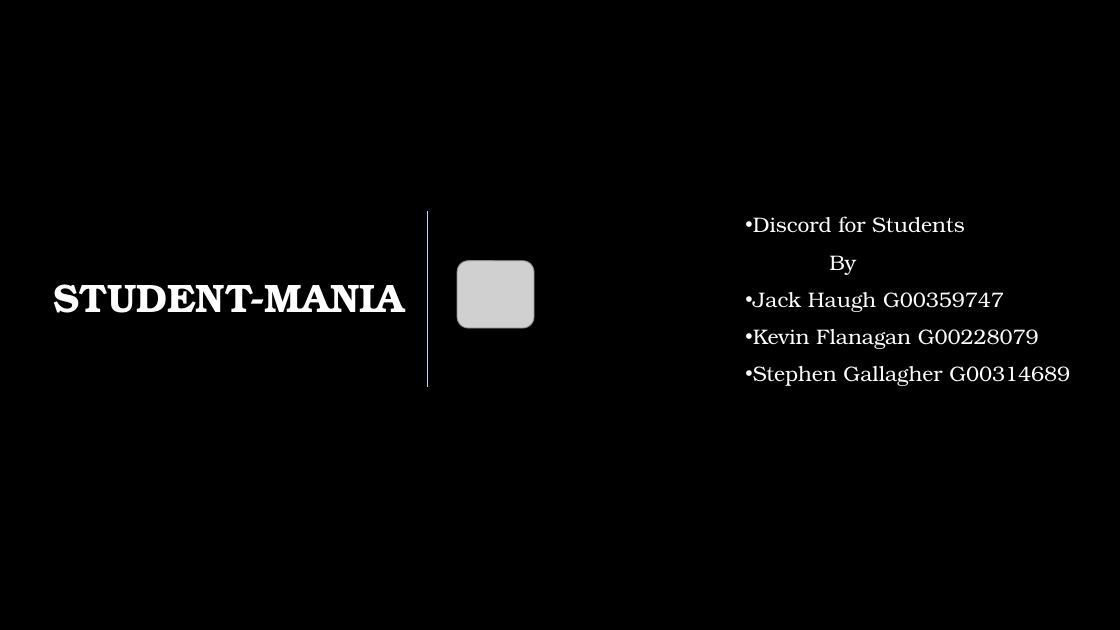
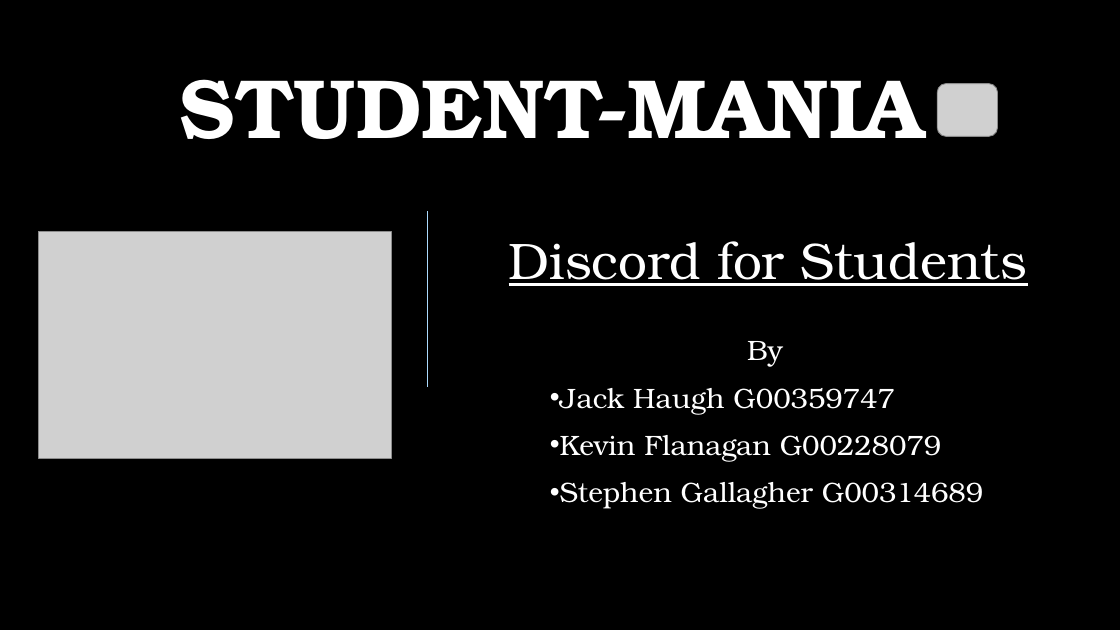
Before and after one commit to GallagherStephen/4thYearProject-Dissertation, a slide deck: slide 1 of Tuesday.pptx. Drawn at 1120x630 pixels with LibreOffice and Linux fonts; fonts in the diff are those of the drawing; grey boxes stand for pictures; background and template pictures are left out. Boxes give left, top, right and bottom in pixels: in the first picture for what was removed or moved away, otherwise in the second. Text is boxed around its words. In the diff, an @@ line names an element or a change of style, - is before the commit and + after.

```diff
--- a/Tuesday.pptx
+++ b/Tuesday.pptx
@@ text "STUDENT-MANIA": place and size @@
-text "STUDENT-MANIA" at [53, 284, 404, 313]
+text "STUDENT-MANIA" at [180, 79, 923, 139]
@@ text "STUDENT-MANIA" at [180, 79, 923, 139]: size 34 to 72 pt @@
@@ picture: place and size @@
-picture at [457, 260, 534, 328]
+picture at [938, 84, 998, 137]
@@ picture added at [39, 231, 391, 459] @@
@@ text at [753, 216, 965, 233]: paragraph removed @@
-• Discord for Students
@@ text added at [509, 241, 1027, 286], 44 pt, text #FFFFFF, underline @@
+Discord for Students
@@ text "By": place and size @@
-text "By" at [753, 216, 1070, 386]
+text "By" at [560, 341, 983, 509]
@@ text "By" at [560, 341, 983, 509]: size 18 to 24 pt @@
```
Also in this commit, not shown: 3 other slides changed, 1 slide added, 1 slide removed.
